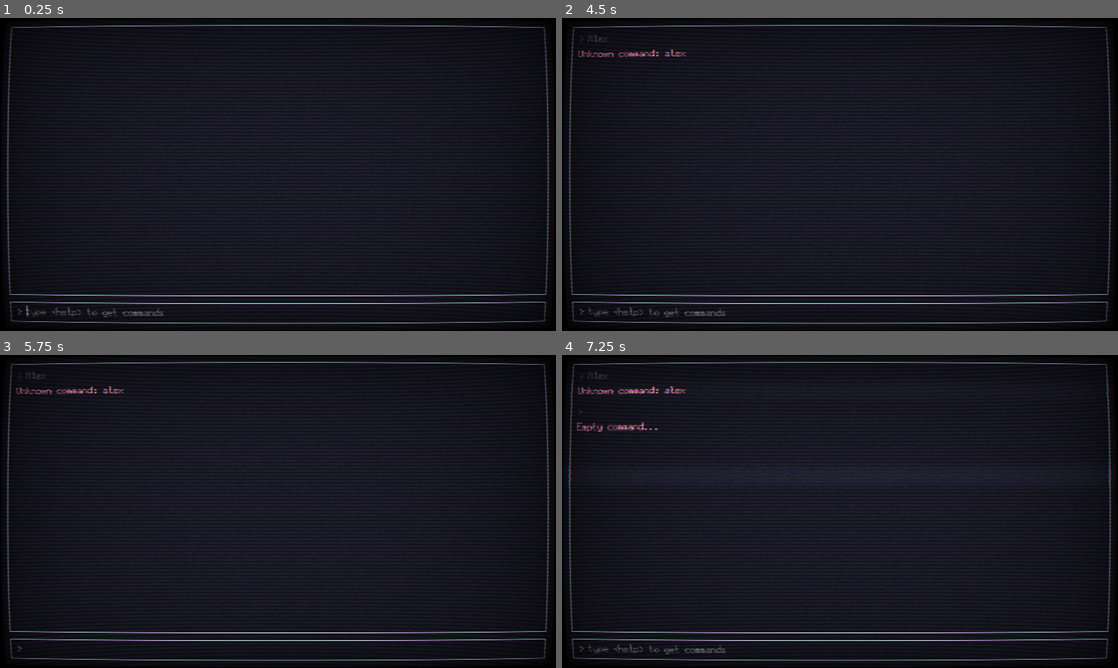
Above: before the commit, frames 1-4 (two rows, left to right).
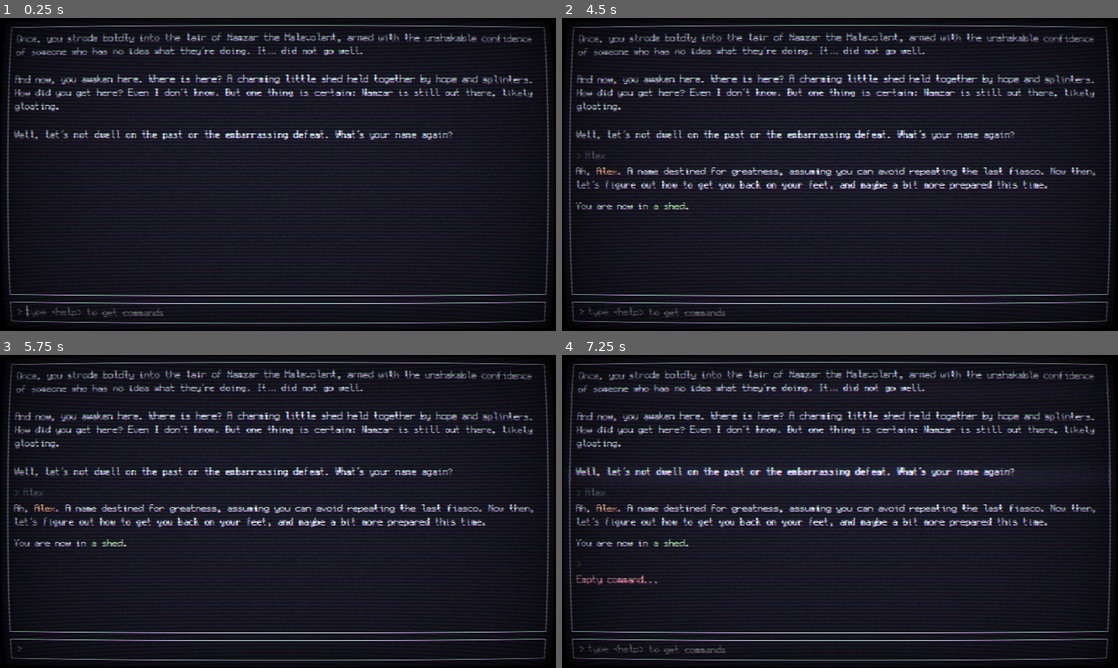
Above: after the commit, the same moments.

Repository: salty-max/namzar
Game: Godot game, scene res://scenes/game/game.tscn
Two runs of this game, one before a commit and one after it. Both use one fixed random seed, a clock stepped at 60 frames per second and the inputs below. The project has no main scene, so this scene is started directly.
Inputs (mouse positions are in pixels of both pictures, inside the frame that each line leads up to):
- Up to frame 1 (0.25 s): no input
- Up to frame 2 (4.5 s): click (845, 312) at 0.52 s; type "Alex" at 0.6 s; tap Enter at 4.25 s
- Up to frame 3 (5.75 s): tap Space at 5 s
- Up to frame 4 (7.25 s): tap Enter at 5.75 s

The runs differ from the first frame. In frame 1, 5.9% of the frame differs, in the area x 2-96%, y 4-39%; in frame 2, 8.6%; in frame 3, 8.6%; in frame 4, 9.3%, in the area x 2-96%, y 4-74%.

Commit message:
:sparkles: game intro + lots of refactoring

Diff:
--- a/components/command_parser.gd
+++ b/components/command_parser.gd
@@ -1,22 +1,37 @@
 class_name CommandParser
 extends Node
 
-const COMMAND_DEFS := {
-	"go": 2,
-	"look": 1,
-	"take": 2,
-	"drop": 2,
-	"inventory": 1,
-	"help": 1,
-}
+class Command:
+	var cmd: String
+	var args: int
+	var description: String
+
+	func _init(_cmd: String, _args: int, _description: String) -> void:
+		self.cmd = _cmd
+		self.args = _args
+		self.description = _description
+
+	func _to_string() -> String:
+		return "%s\t\t%s" % [Palette.to_command(cmd), description]
+
+
+var commands: Array[Command] = [
+	Command.new("go", 1, "<direction> Move to another location"),
+	Command.new("look", 0, "Examine current location"),
+	Command.new("search", 0, "Search for objects at the current location"),
+	Command.new("take", 1, "<item> Add an item to your inventory"),
+	Command.new("drop", 1, "<item> Remove an item from your inventory"),
+	Command.new("use", 1, "<item> Use an item"),
+	Command.new("help", 0, "List available commands")
+]
 
 @onready var player: Player = %Player
 
 var current_room: Room
 
 
-func init(starting_room: Room) -> void:
-	current_room = starting_room
+func init(starting_room: Room) -> String:
+	return _change_room(starting_room)
 
 
 func parse_command(input: String) -> String:
@@ -25,26 +40,38 @@
 		return Palette.to_error("Empty command...")
 
 	var cmd: String = words[0]
-	if not COMMAND_DEFS.has(cmd):
+	var command = _get_command(cmd)
+	if not command:
 		return Palette.to_error("Unknown command: %s" % [cmd])
 
 	var args = words.slice(1)
 
-	match cmd:
+	match command.cmd:
 		"go":
 			return _go(args)
 		"look":
 			return _look()
+		"search":
+			return _search()
 		"take":
 			return _take(args)
 		"drop":
 			return _drop(args)
+		"use":
+			return _use(args)
 		"inventory":
 			return _inventory()
 		"help":
 			return _help()
 
 	return Palette.to_error("Wololo!")
+
+
+func _get_command(cmd: String) -> Command:
+	for c: Command in commands:
+		if c.cmd == cmd:
+			return c
+	return null
 
 
 func _go(args: Array) -> String:
@@ -54,7 +81,9 @@
 	var dir = args[0]
 
 	if current_room.exits.keys().has(dir):
-		var exit = current_room.exits[dir]
+		var exit = current_room.exits[dir] as Exit
+		if exit.is_locked():
+			return exit.get_locked_message()
 		var room_change_string = _change_room(exit.get_next_room(current_room))
 		return "\n\n".join([
 			"You go %s" % Palette.to_direction(dir),
@@ -66,6 +95,10 @@
 
 func _look() -> String:
 	return current_room.get_description()
+
+
+func _search() -> String:
+	return current_room.get_search()
 
 
 func _take(args: Array) -> String:
@@ -88,12 +121,35 @@
 		return "Drop what?"
 
 	var item_name = " ".join(args)
-
 	for item: Item in player.get_items():
 		if item.name.to_lower() == item_name:
 			player.drop_item(item)
 			current_room.add_item(item)
 			return "You drop the %s." % Palette.to_item(item_name)
+
+	return "No %s in your possession." % item_name
+
+
+func _use(args: Array) -> String:
+	if args.is_empty():
+		return "Use what?"
+
+	var item_name = " ".join(args)
+	for item: Item in player.get_items():
+		if item.name.to_lower() == item_name:
+			match item.type:
+				Item.ItemType.KEY:
+					var used = false
+					for exit: Exit in current_room.exits.values():
+						if exit.get_key() == item:
+							exit.unlock()
+							used = true
+							return "You use %s to unlock the way to %s." % [Palette.to_item(item_name), Palette.to_room(exit.get_next_room(current_room).room_name)]
+					if not used:
+						return "No use for %s here." % Palette.to_item(item_name)
+				_:
+					printerr("_use: invalid item type")
+					return ""
 
 	return "No %s in your possession." % item_name
 
@@ -114,10 +170,7 @@
 func _help() -> String:
 	return "".join([
 		"Available commands:\n",
-		"\n".join(COMMAND_DEFS.keys().map(
-			func(key: String):
-				return "\t- %s" % Palette.to_command(key))
-		)
+		"\n".join(commands.map(func(c: Command): return "\t- %s" % c))
 	])
 
 
--- a/components/room_manager.gd
+++ b/components/room_manager.gd
@@ -3,8 +3,15 @@
 
 
 func _ready() -> void:
-	$ShackRoom.connect_exit("east", $OutsideShackRoom)
-
-	var shack_key = Item.new()
-	shack_key.init("shack key", Item.ItemType.KEY)
-	$ShackRoom.add_item(shack_key)
+	var shed_key = Item.new("shed key", Item.ItemType.KEY)
+	$Shed.connect_exit_locked("outside", $BackOfTheTavern, shed_key, "The door is locked.")
+	$Shed.add_item(shed_key)
+	var kitchen_key = Item.new("kitchen key", Item.ItemType.KEY)
+	$BackOfTheTavern.connect_exit_locked("north", $Kitchen, kitchen_key, "The tavern's back door is locked.")
+	$BackOfTheTavern.connect_exit_unlocked("path", $Mudborough)
+	$Kitchen.connect_exit_unlocked("north", $SoggyBoot)
+	$Kitchen.add_item(kitchen_key)
+	$Mudborough.connect_exit_unlocked("west", $Field)
+	$Mudborough.connect_exit_unlocked("north", $TownGate)
+	$Mudborough.connect_exit_unlocked("inside", $SoggyBoot)
+	$TownGate.connect_exit_locked("forest", $Forest, null, "As you attempt to leave the village the guard stands before the gate, his pick pointed at you.", "gate")
--- a/data/exits/exit.gd
+++ b/data/exits/exit.gd
@@ -1,12 +1,40 @@
 class_name Exit
 extends Resource
 
-var room_1: Room
-var room_1_locked: bool = false
-
-var room_2: Room
-var room_2_locked: bool = false
+var room_a: Room
+var room_b: Room
+var locked: bool = false
+var locked_msg: String
+var key: Item
 
 
-func get_next_room(room: Room) -> Room:
-	return room_1 if room == room_2 else room_2
+func _init(_room_a: Room, _room_b: Room, _locked: bool = false, _key: Item = null, _locked_msg: String = "") -> void:
+	self.room_a = _room_a
+	self.room_b = _room_b
+	self.locked = _locked
+	self.locked_msg = _locked_msg
+	self.key = _key
+
+
+func get_next_room(current_room: Room) -> Room:
+	return room_a if current_room == room_b else room_b
+
+
+func is_locked() -> bool:
+	return locked
+
+
+func lock() -> void:
+	locked = true
+
+
+func unlock() -> void:
+	locked = false
+
+
+func get_key() -> Item:
+	return key
+
+
+func get_locked_message() -> String:
+	return locked_msg
--- a/data/items/item.gd
+++ b/data/items/item.gd
@@ -9,6 +9,6 @@
 @export var type: ItemType
 
 
-func init(name: StringName, type: ItemType) -> void:
-	self.name = name
-	self.type = type
+func _init(_name: StringName, _type: ItemType) -> void:
+	self.name = _name
+	self.type = _type
--- a/scenes/game/game.gd
+++ b/scenes/game/game.gd
@@ -1,5 +1,7 @@
 class_name Game
 extends Control
+
+signal intro_finished
 
 const OUTPUT := preload("res://scenes/output/output.tscn")
 const INPUT_RESPONSE := preload("res://scenes/input_response/input_response.tscn")
@@ -8,7 +10,7 @@
 @export var animated_text: bool = true
 @export var text_scroll_speed: float = 1.0
 @export var max_history_length: int = 30
-@export var intro_finished: bool = false
+@export var hide_intro: bool = false
 
 @onready var player: Player = %Player
 @onready var room_manager: RoomManager = $RoomManager
@@ -31,13 +33,14 @@
 		EventBus.text_scroll_started.connect(_on_text_scroll_started)
 		EventBus.text_scroll_finished.connect(_on_text_scroll_finished)
 
-	if not intro_finished:
+	intro_finished.connect(_on_intro_finished)
+
+	if not hide_intro:
 		start_intro()
-	command_parser.init(room_manager.get_child(0))
 
 
 func start_intro() -> void:
-	_create_output("You wake up lying on the creaky floor of what might generously be called a shack. The walls, made of wood that has clearly lost the will to live, lean at odd angles, letting the cold air poke through every gap. A single broken plank dangles ominously, as if it might fall just to spite you.\nThe smell? Imagine a mix of wet socks and regret.\n\nYour head feels like it is stuffed with dungeon moss, and you can’t quite remember how you got here. Still, priorities first: escape. But before you do anything heroic or foolish, you should probably figure out what to call yourself.\n\nSo, what’s your name?")
+	_create_output("Once, you strode boldly into the lair of Namzar the Malevolent, armed with the unshakable confidence of someone who has no idea what they’re doing. It… did not go well.\n\nAnd now, you awaken here. Where is here? A charming little shed held together by hope and splinters. How did you get here? Even I don’t know. But one thing is certain: Namzar is still out there, likely gloating.\n\nWell, let’s not dwell on the past or the embarrassing defeat. What’s your name again?")
 
 
 func _process_player_name(input: String) -> void:
@@ -46,8 +49,8 @@
 		return
 
 	player.data.name = input
-	_create_input_response(input, "Ok %s, now it is time to get out of here." % Palette.to_character(input))
-	intro_finished = true
+	_create_input_response(input, "Ah, %s. A name destined for greatness, assuming you can avoid repeating the last fiasco. Now then, let’s figure out how to get you back on your feet, and maybe a bit more prepared this time." % Palette.to_character(input))
+	intro_finished.emit()
 
 
 func _process_input(input: String) -> void:
@@ -84,7 +87,7 @@
 
 
 func _on_text_input_text_submitted(new_text: String) -> void:
-	if intro_finished:
+	if hide_intro:
 		_process_input(new_text)
 	else:
 		_process_player_name(new_text)
@@ -93,7 +96,7 @@
 func _on_scroll_bar_changed() -> void:
 	if max_scroll_length != scroll_bar.max_value:
 		max_scroll_length = scroll_bar.max_value
-		scroll.scroll_vertical = scroll_bar.max_value
+		scroll.scroll_vertical = ceil(scroll_bar.max_value)
 
 
 func _on_text_scroll_started() -> void:
@@ -102,3 +105,10 @@
 
 func _on_text_scroll_finished() -> void:
 	text_input.editable = true
+
+
+func _on_intro_finished() -> void:
+	hide_intro = true
+	if animated_text:
+		await get_tree().create_timer(3.0).timeout
+	_create_output(command_parser.init(room_manager.get_child(0)))
--- a/scenes/game/game.tscn
+++ b/scenes/game/game.tscn
@@ -25,7 +25,6 @@
 script = ExtResource("1_efsbg")
 animated_text = false
 text_scroll_speed = 0.03
-intro_finished = true
 
 [node name="Background" type="PanelContainer" parent="."]
 layout_mode = 1
@@ -127,25 +126,94 @@
 color = Color(1, 1, 1, 0)
 
 [node name="RoomManager" type="Node2D" parent="."]
-position = Vector2(12, -857)
+position = Vector2(0, -300)
 script = ExtResource("5_cjabb")
 
-[node name="ShackRoom" parent="RoomManager" instance=ExtResource("6_lwt2h")]
-offset_right = 152.0
-offset_bottom = 180.0
-room_name = "a shack"
-room_description = "The derelict shack you woke up in."
-prefix = "in"
-visited = true
-
-[node name="OutsideShackRoom" parent="RoomManager" instance=ExtResource("6_lwt2h")]
-offset_left = 214.0
-offset_right = 414.0
-offset_bottom = 410.0
-room_name = "outside the shack"
-room_description = "The air is damp and carries the earthy scent of moss and wet leaves. Twisted trees loom overhead, their bare branches clawing at the pale gray sky. The ground beneath your feet is uneven and littered with broken twigs and patches of overgrown grass.
-
-In the distance, faint rustling hints at unseen movement, and the eerie silence is broken only by the occasional caw of a distant crow. The shack behind you creaks one last time, as if bidding you farewell."
+[node name="Shed" parent="RoomManager" instance=ExtResource("6_lwt2h")]
+offset_left = 873.0
+offset_top = -5.0
+offset_right = 1073.0
+offset_bottom = 165.0
+room_name = "a shed"
+room_description = "The shed is small and barely holding together. Dust motes dance in the sunlight, and cobwebs cling to the corners. A door leading [color=\"#f9e2af\"]outside[/color] creaks ominously with every gust of wind."
+room_search = "You look around and notice the [color=\"#cba6f7\"]shed key[/color] on a shelf."
+prefix = "in"
+
+[node name="BackOfTheTavern" parent="RoomManager" instance=ExtResource("6_lwt2h")]
+offset_left = 630.0
+offset_top = -14.0
+offset_right = 830.0
+offset_bottom = 154.0
+room_name = "the back of the tavern"
+room_description = "Judging by the mountain of empty kegs surrounding a door to the [color=\"#f9e2af\"]north[/color], you seem to be in the back of a tavern.  There is also a [color=\"#f9e2af\"]path[/color] leading to what ressembles a small village.
+You can still return [color=\"#f9e2af\"]inside[/color] the shed and brood about your cunning defeat against Namzar."
+prefix = "in"
+
+[node name="Mudborough" parent="RoomManager" instance=ExtResource("6_lwt2h")]
+offset_left = 397.0
+offset_top = -703.0
+offset_right = 597.0
+offset_bottom = -321.0
+room_name = "Mudborough"
+room_description = "The muddy village looks like it was built as an afterthought. Crooked shacks and a rickety forge surround a puddle large enough to deserve its own name. A faded sign reads: “Welcome to Mudborough – Famous for… Something.” Chickens wander freely, seemingly in charge, while the villagers busy themselves with surviving another day.
+
+A [color=\"#f9e2af\"]path[/color] is leading to the back of the tavern. Judging by its sign it is called The Soggy Boot. You can go [color=\"#f9e2af\"]inside[/color] as it seems opened. A field is visible to the [color=\"#f9e2af\"]west[/color] and the town gate to the [color=\"#f9e2af\"]north[/color]."
+prefix = "in"
+
+[node name="SoggyBoot" parent="RoomManager" instance=ExtResource("6_lwt2h")]
+offset_left = 624.0
+offset_top = -732.0
+offset_right = 824.0
+offset_bottom = -284.0
+room_name = "the Soggy Boot"
+room_description = "It is a lopsided tavern that smells faintly of spilled ale, damp wood, and regret. Its uneven floors creak underfoot, and the walls are decorated with faded banners that may once have been impressive. A warped wooden sign above the bar reads: “No Fighting (Unless Entertaining).” A few villagers nurse their drinks in silence, while Old Bert, the tavern’s most loyal patron, spins tales of his so-called glory days to anyone who’ll listen.
+
+You can feel the moist air coming from [color=\"#f9e2af\"]outside[/color]. To the [color=\"#f9e2af\"]south[/color] there is a door with a sign on which you can read:
+
+\"Private. Trespassers will be cooked\""
+prefix = "at"
+
+[node name="Kitchen" parent="RoomManager" instance=ExtResource("6_lwt2h")]
+offset_left = 626.0
+offset_top = -253.0
+offset_right = 826.0
+offset_bottom = -37.0
+room_name = "a kitchen"
+room_description = "This is a nondescript kitchen. The cook is nowhere to be found - the room is empty but a stew is cooking over the hearth.
+
+There is a door on the [color=\"#f9e2af\"]south[/color] wall that seems to go outside and to the [color=\"#f9e2af\"]north[/color] a door seems to lead back to the tavern proper."
+room_search = "Next to the door leading outside, the [color=\"#cba6f7\"]kitchen key[/color] is hanging on a nail."
+prefix = "in"
+
+[node name="Field" parent="RoomManager" instance=ExtResource("6_lwt2h")]
+offset_left = 164.0
+offset_top = -704.0
+offset_right = 364.0
+offset_bottom = -600.0
+room_name = "a field"
+room_description = "A field of grass and flowers next to the village.
+
+To the [color=\"#f9e2af\"]east[/color] is Mudborough."
+prefix = "in"
+
+[node name="TownGate" parent="RoomManager" instance=ExtResource("6_lwt2h")]
+offset_left = 398.0
+offset_top = -865.0
+offset_right = 598.0
+offset_bottom = -745.0
+room_name = "the town gate"
+room_description = "A guard stands nearby watching everyone who comes by. Past the cobblestone [color=\"#f9e2af\"]gate[/color] lies a [color=\"#f9e2af\"]forest[/color]."
+prefix = "at"
+
+[node name="Forest" parent="RoomManager" instance=ExtResource("6_lwt2h")]
+offset_left = 397.0
+offset_top = -1013.0
+offset_right = 597.0
+offset_bottom = -893.0
+room_name = "a forest"
+room_description = "The forest outside the village. You've made it out of the muddy village.
+The town gate is [color=\"#f9e2af\"]south[/color] of your position."
+prefix = "in"
 
 [node name="Player" type="Node" parent="."]
 unique_name_in_owner = true
--- a/scenes/room/room.gd
+++ b/scenes/room/room.gd
@@ -2,12 +2,23 @@
 class_name Room
 extends PanelContainer
 
+const DIRECTION_OPPOSITES := {
+	"north": "south",
+	"south": "north",
+	"east": "west",
+	"west": "east",
+	"inside": "outside",
+	"outside": "inside",
+	"path": "path"
+}
+
 @export var room_name: String : set = _set_room_name
 @export_multiline var room_description: String: set = _set_room_description
+@export_multiline var room_search: String = ""
 @export var prefix: String = ""
-@export var exits: Dictionary = {}
-@export var items: Array[Item] = []
-@export var visited: bool = false
+var exits: Dictionary = {}
+var items: Array[Item] = []
+var visited: bool = false
 
 @onready var room_name_label: Label = %RoomName
 @onready var room_description_label: RichTextLabel = %RoomDescription
@@ -41,13 +52,11 @@
 
 
 func get_description() -> String:
-	var description = "\n".join([
-		"%s\n" % room_description,
-		get_items(),
-		get_exits()
-	])
+	return room_description
 
-	return description
+
+func get_search() -> String:
+	return room_search if not room_search.is_empty() else "Nothing of interest here."
 
 
 func get_items() -> String:
@@ -64,22 +73,30 @@
 	return "Exits: %s" % Palette.to_direction(" ".join(exits.keys()))
 
 
-func connect_exit(direction: String, room: Room) -> void:
-	var exit := Exit.new()
-	exit.room_1 = self
-	exit.room_2 = room
+func connect_exit_unlocked(direction: String, room: Room, room_b_exit_override: String = "") -> void:
+	_connect_exit(direction, room, false, null, "", room_b_exit_override)
+
+
+func connect_exit_locked(direction: String, room: Room, key: Item, locked_msg: String = "", room_b_exit_override: String = "") -> void:
+	_connect_exit(direction, room, true, key, locked_msg, room_b_exit_override)
+
+
+func _connect_exit(direction: String, room: Room, locked: bool = false,  key: Item = null, locked_msg: String = "", room_b_exit_override: String = "") -> void:
+	if not DIRECTION_OPPOSITES.has(direction) and room_b_exit_override.is_empty():
+		printerr("Failed to connect invalid direction: %s" % direction)
+		return
+
+	var exit := Exit.new(
+		self,
+		room,
+		locked,
+		key,
+		"Locked." if locked_msg.is_empty() else locked_msg,
+	)
 	exits[direction] = exit
-	match direction:
-		"west":
-			room.exits["east"] = exit
-		"east":
-			room.exits["west"] = exit
-		"north":
-			room.exits["south"] = exit
-		"south":
-			room.exits["north"] = exit
-		_:
-			printerr("Failed to connect invalid direction: %s", direction)
+
+	var reverse_direction = room_b_exit_override if not room_b_exit_override.is_empty() else DIRECTION_OPPOSITES[direction]
+	room.exits[reverse_direction] = exit
 
 
 func add_item(item: Item) -> void:
--- a/scenes/room/room.tscn
+++ b/scenes/room/room.tscn
@@ -11,12 +11,12 @@
 border_color = Color(0.803922, 0.839216, 0.956863, 1)
 
 [node name="Room" type="PanelContainer"]
-custom_minimum_size = Vector2(200, 0)
-offset_right = 86.0
-offset_bottom = 56.0
+custom_minimum_size = Vector2(200, 100)
+offset_right = 84.0
+offset_bottom = 32.0
 theme_override_styles/panel = SubResource("StyleBoxFlat_fvi1d")
 script = ExtResource("1_gsajj")
-prefix = null
+room_search = null
 
 [node name="MarginContainer" type="MarginContainer" parent="."]
 layout_mode = 2
@@ -27,7 +27,7 @@
 
 [node name="Rows" type="VBoxContainer" parent="MarginContainer"]
 layout_mode = 2
-theme_override_constants/separation = 12
+theme_override_constants/separation = 8
 
 [node name="RoomName" type="Label" parent="MarginContainer/Rows"]
 unique_name_in_owner = true
@@ -36,9 +36,7 @@
 
 [node name="RoomDescription" type="RichTextLabel" parent="MarginContainer/Rows"]
 unique_name_in_owner = true
-clip_contents = false
 layout_mode = 2
-size_flags_horizontal = 3
 size_flags_vertical = 3
 bbcode_enabled = true
 fit_content = true
